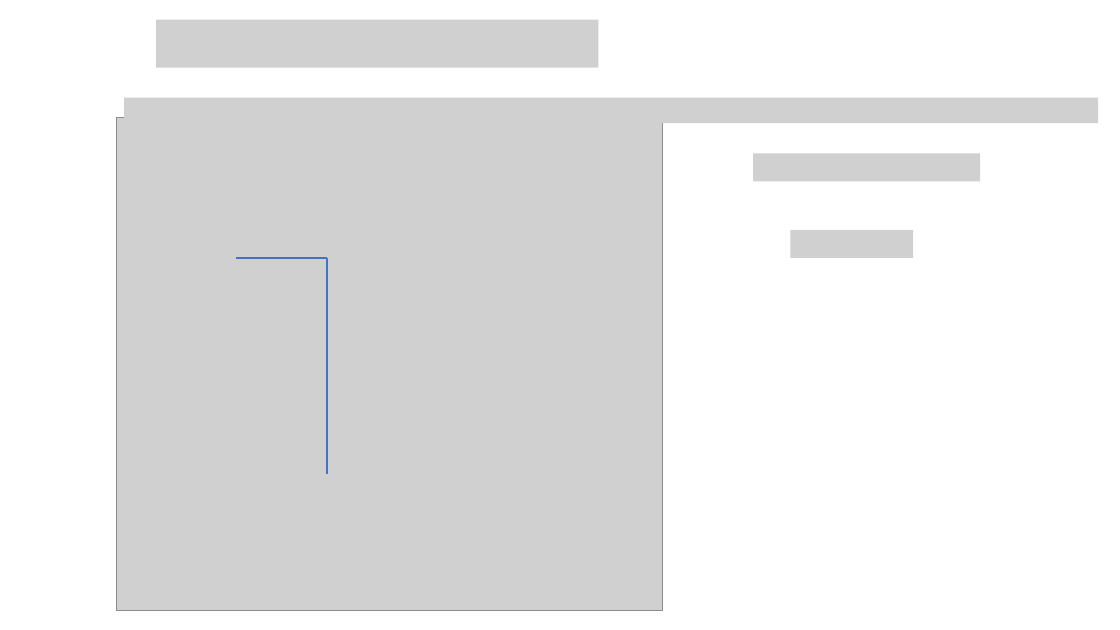
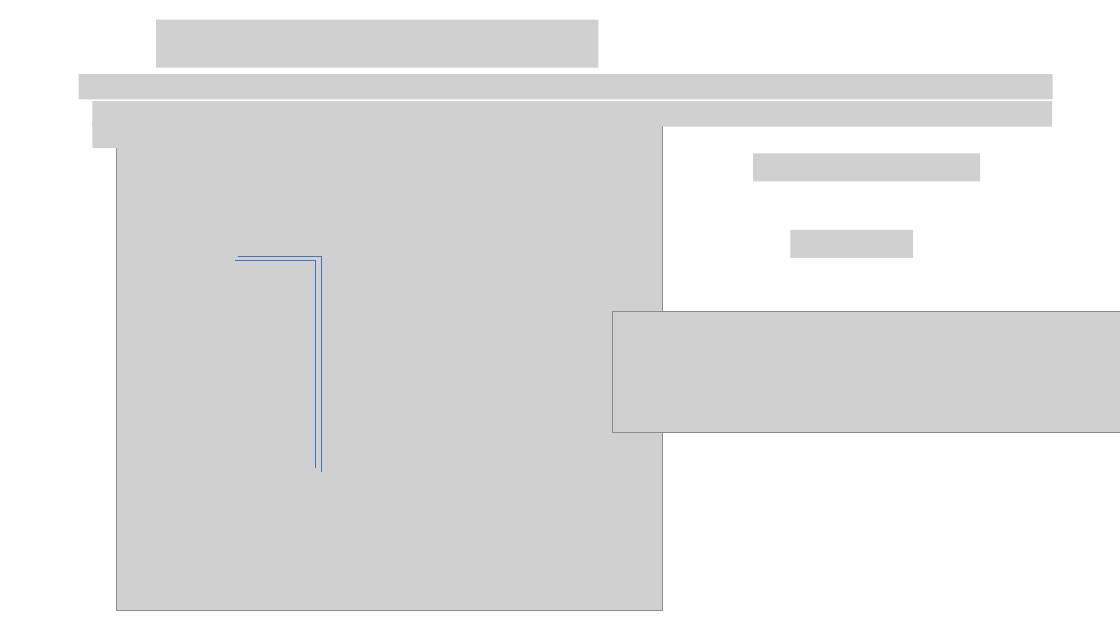
Before and after one commit to jmestanza/potencia, a slide deck: slide 9 of TP1/Ejercicio1/Potencia Ejercicio 1.pptx. Drawn at 1120x630 pixels with LibreOffice and Linux fonts; fonts in the diff are those of the drawing; grey boxes stand for pictures. Boxes give left, top, right and bottom in pixels: in the first picture for what was removed or moved away, otherwise in the second. Text is boxed around its words. In the diff, an @@ line names an element or a change of style, - is before the commit and + after.

```diff
--- a/TP1/Ejercicio1/Potencia Ejercicio 1.pptx
+++ b/TP1/Ejercicio1/Potencia Ejercicio 1.pptx
@@ picture added at <box>78,74,1053,99</box> @@
@@ picture: place and size @@
-picture at <box>124,97,1099,123</box>
+picture at <box>92,101,1052,126</box>
@@ picture added at <box>92,123,454,148</box> @@
@@ line added from (235, 260) to (315, 260), #4472C4 0.75 pt @@
@@ line moved from (236, 258) - (327, 258) to (238, 256) - (321, 256) @@
@@ line (238, 256) - (321, 256): stroke #4472C4 1.5 pt to #4472C4 0.75 pt @@
@@ line added from (315, 468) to (315, 260), #4472C4 0.75 pt @@
@@ line moved from (327, 474) - (327, 258) to (321, 472) - (321, 256) @@
@@ line (321, 472) - (321, 256): stroke #4472C4 1.5 pt to #4472C4 0.75 pt @@
@@ picture added at <box>613,311,1120,433</box> @@
@@ picture added at <box>276,463,314,480</box> @@
```
Also in this commit, not shown: 4 other slides changed, 1 slide added, 1 slide removed, 37 other files.
